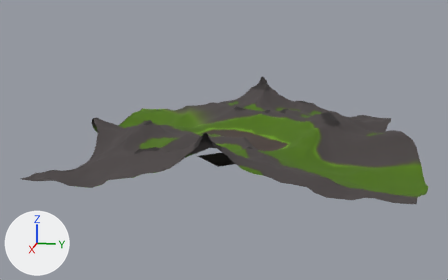
Renders of the Blender file maps/extras/height_map/height_map.blend from each side of a commit.
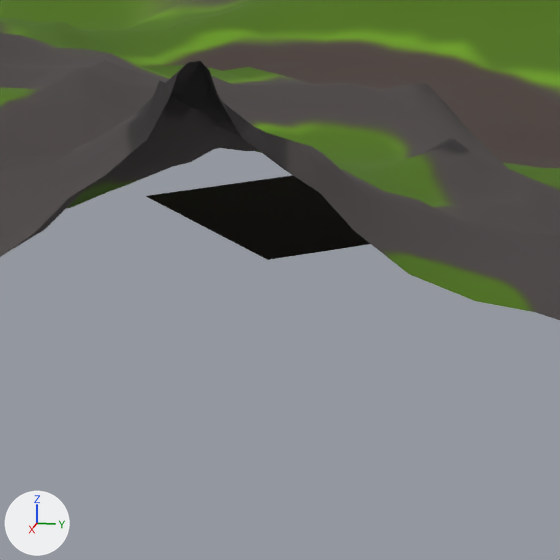
Old and new are each drawn whole from a camera (50 mm lens) standing at (961.0, 165.0, 227.0) and looking at (8.0, -26.0, -11.0) and again close up on the part from 39% to 60% of the width and 44% to 78% of the height. Every picture has the same lights, and +X, +Y and +Z are marked at lower left. Objects named as collision shapes, trigger or cutter boxes, shadow casters or lower levels of detail are left out.

Objects in the first close-up: 'Plane', 'Room'.
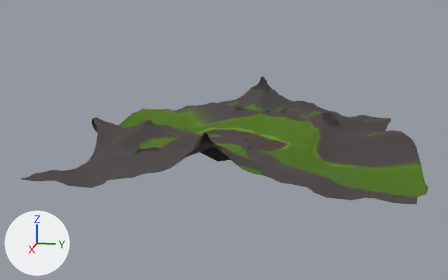
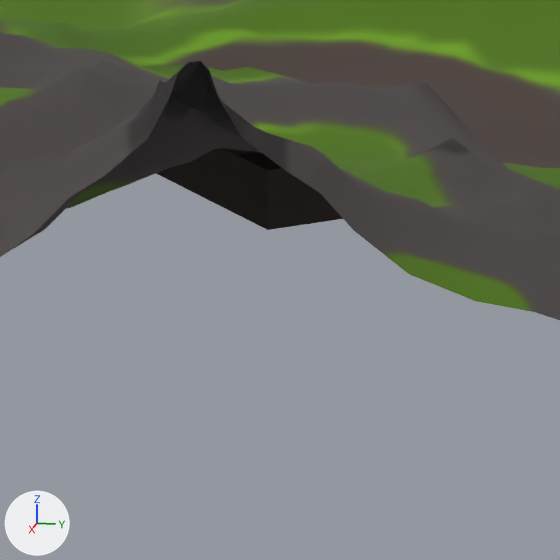
Boxes (x1, y1, x2, y2) around the edits, measured in the close-ups (560 x 560 px):
'Room', reshaped, moved
    before: (146, 175, 370, 260)
    after: (156, 148, 343, 230)
part 1 of me_plane_006, added (black)
    after: (156, 148, 343, 230)

Patch to the scene script:
```diff
--- a/maps/extras/height_map/height_map.blend.py
+++ b/maps/extras/height_map/height_map.blend.py
@@ me_plane_006 @@
 # used by ob_room; location = (-33.2, -40.0, -55.5); rotation_euler = (0.0, 0.0, 0.698), in degrees (0, 0, 40); scale = (1.52, 1.0, 1.0)
 # verts and faces of me_plane_006; kept vertices keep their numbers, new ones are numbered from 4
 # before: 0 (-25.0, -25.0, 0.0) at pixel (145, 196), 1 (25.0, -25.0, 0.0) at pixel (267, 259), 2 (-25.0, 25.0, 0.0), 3 (25.0, 25.0, 0.0)
-me_plane_006.from_pydata(...)  # 4 vertices, 1 face; spans x -25.0..25.0, y -25.0..25.0, z 0.0
+me_plane_006.from_pydata(...)  # 16 vertices, 7 faces; spans x -25.0..25.0, y -25.0..25.0, z 0.0..17.0
+# me_plane_006 part 1
+for new, old in zip([*range(4, 8)], [1, 2, 3, 3]): verts[new] = verts[old] + (0.0, 0.0, 17.0)
+for new, old in zip([*range(8, 12)], [0, 0, 1, 2]): verts[new] = verts[old] + (0.0, 0.0, 0.0)
+for new, old in zip([*range(12, 16)], [*range(8, 12)]): verts[new] = verts[old] + (0.0, 0.0, 17.0)
+faces += [(2, 3, 6, 5), (1, 4, 7, 3), (0, 8, 10, 1), (8, 12, 14, 10), (0, 2, 11, 9), (9, 11, 15, 13)]
 me_plane_006.materials.append(mat_material_002)
@@ ob_room @@
 ob_room = bpy.data.objects.new('Room', me_plane_006)
-ob_room.location = (-33.2, -40.0, -55.5)
+ob_room.location = (-33.2, -40.0, -46.9)
 ob_room.rotation_euler = (0.0, 0.0, 0.698)  # degrees (0, 0, 40)
```
